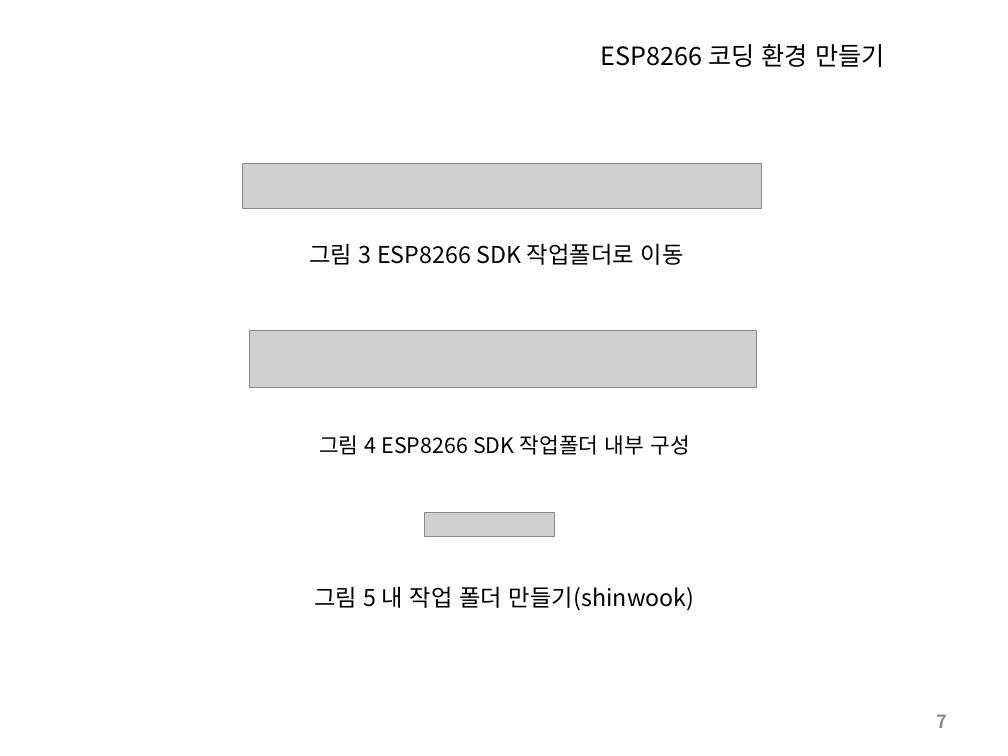
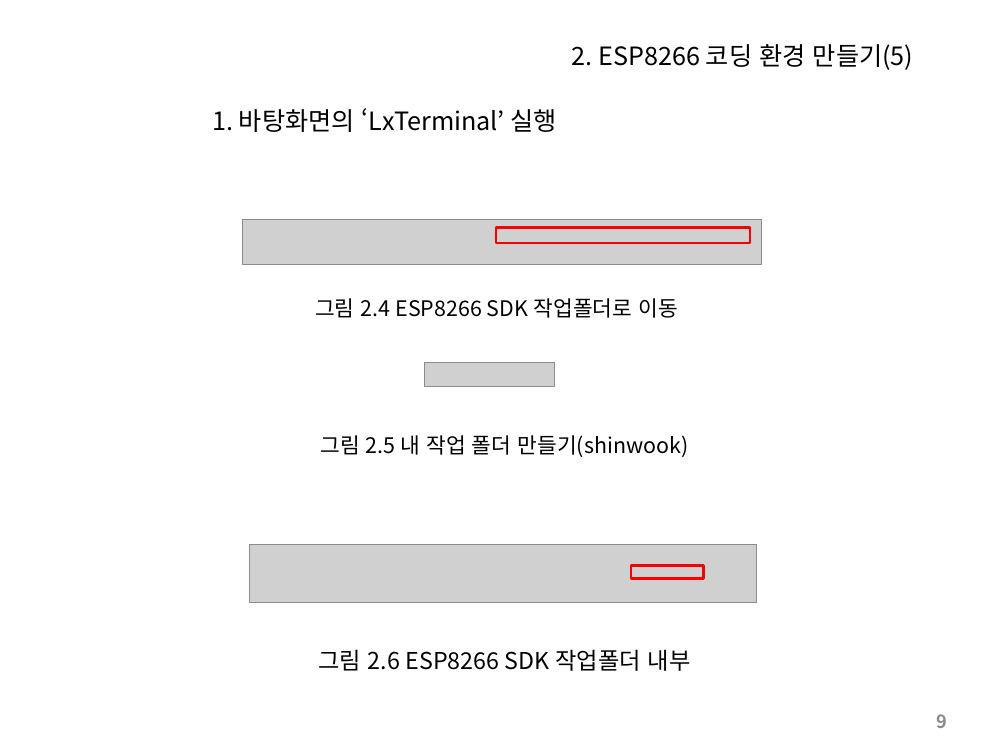
Before and after one commit to SleeperKKY/ESP8266, a slide deck: slide 9 of ESP8266 Direct Coding.pptx (slide 7 before the commit). Drawn at 1008x756 pixels with LibreOffice and Linux fonts; fonts in the diff are those of the drawing; grey boxes stand for pictures. Boxes give left, top, right and bottom in pixels: in the first picture for what was removed or moved away, otherwise in the second. Text is boxed around its words. In the diff, an @@ line names an element or a change of style, - is before the commit and + after.

```diff
--- a/ESP8266 Direct Coding.pptx
+++ b/ESP8266 Direct Coding.pptx
@@ title at box(572, 44, 914, 70): text changed @@
-ESP8266 코딩 환경 만들기
+2. ESP8266 코딩 환경 만들기(5)
@@ text added at box(212, 108, 557, 132), 18 pt, text #000000 @@
+1. 바탕화면의 ‘LxTerminal’ 실행
@@ picture: place and size @@
-picture at box(242, 163, 762, 209)
+picture at box(242, 220, 762, 265)
@@ rectangle added at box(496, 227, 750, 243), outline #FF0000 2 pt @@
@@ text at box(315, 298, 677, 318): text changed; size 16.6 to 15.3 pt @@
-그림 3 ESP8266 SDK 작업폴더로 이동
+그림 2.4 ESP8266 SDK 작업폴더로 이동
@@ picture: place and size @@
-picture at box(424, 513, 554, 537)
+picture at box(424, 362, 554, 386)
@@ text at box(320, 435, 689, 457): text changed; size 16.6 to 15.3 pt @@
-그림 5 내 작업 폴더 만들기(shinwook)
+그림 2.5 내 작업 폴더 만들기(shinwook)
@@ picture: place and size @@
-picture at box(250, 330, 756, 387)
+picture at box(250, 544, 756, 602)
@@ rectangle added at box(631, 565, 704, 579), outline #FF0000 2 pt @@
@@ text at box(318, 649, 691, 671): text changed; size 15.3 to 16.6 pt @@
-그림 4 ESP8266 SDK 작업폴더 내부 구성
+그림 2.6 ESP8266 SDK 작업폴더 내부
@@ page number at box(937, 714, 948, 728): text changed @@
-7
+9
```
Also in this commit, not shown: 16 other slides changed, 4 slides added, 1 other file.
